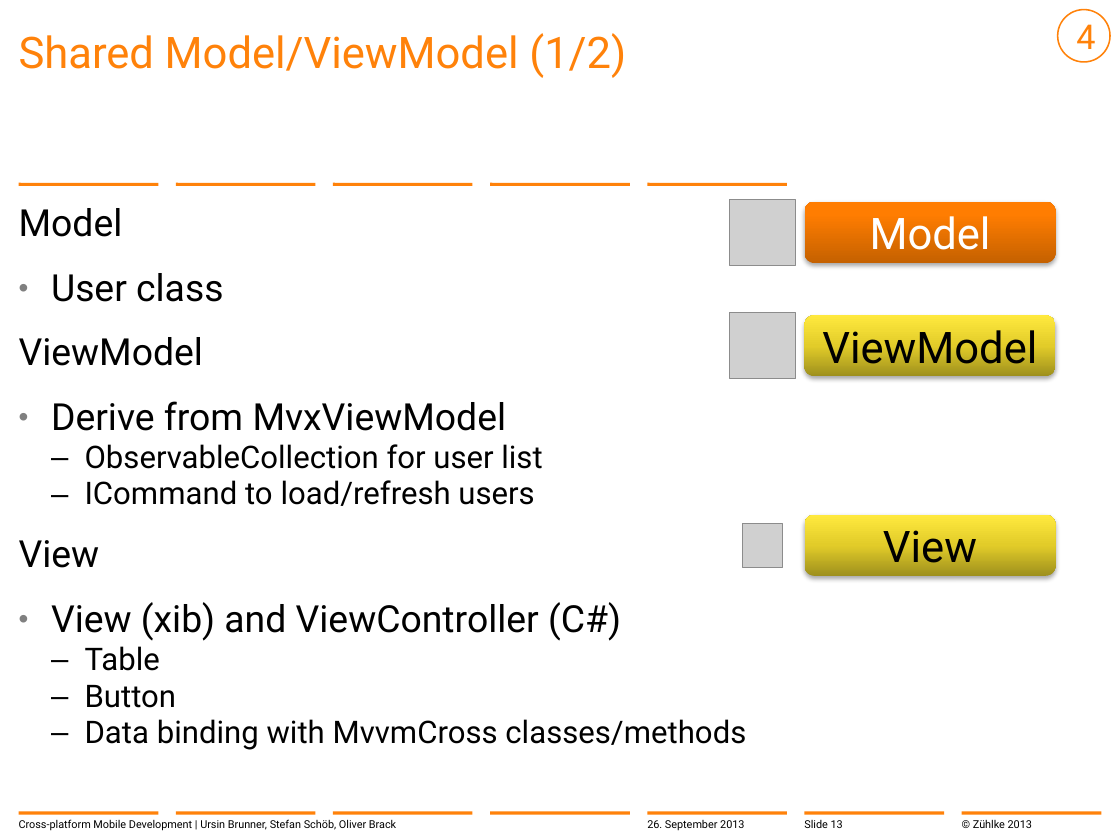
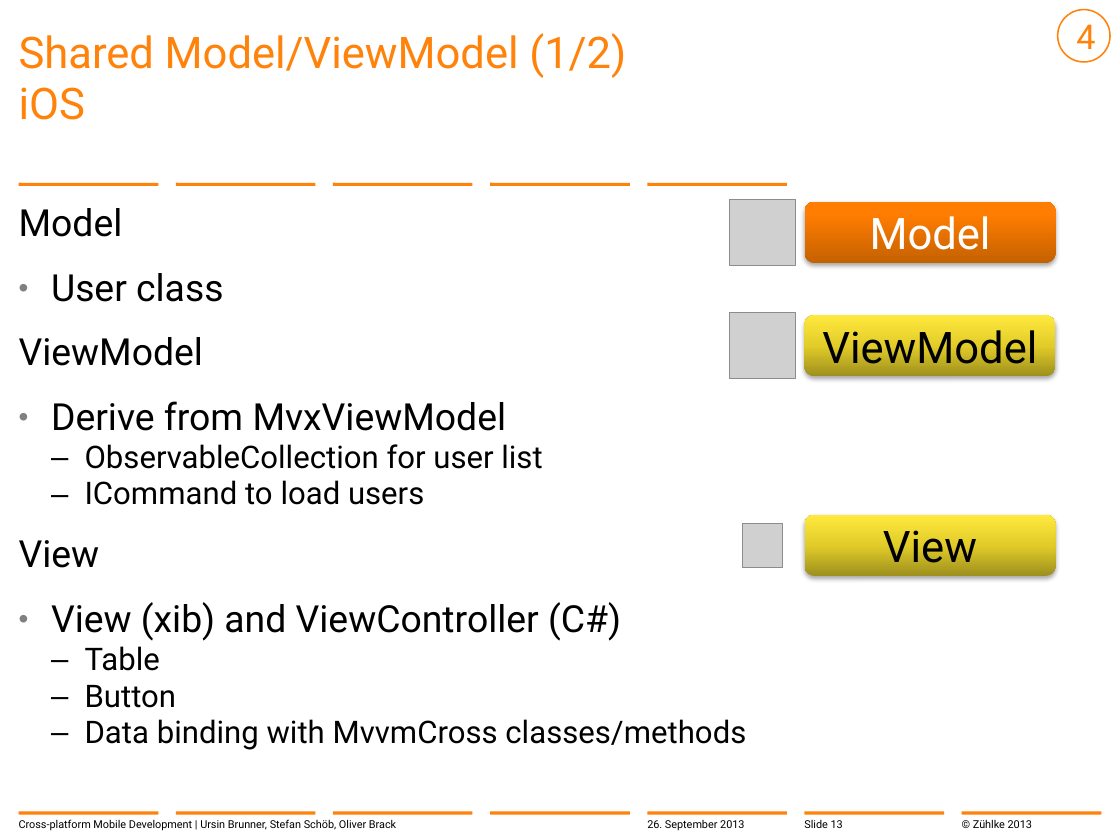
Before and after one commit to brunnurs/zxm, a slide deck: slide 13 of docs/13-09-26 Cross-platform mobile development with C#.pptx. Drawn at 1120x840 pixels with LibreOffice and Linux fonts; fonts in the diff are those of the drawing; grey boxes stand for pictures; background and template pictures are left out. Boxes give left, top, right and bottom in pixels: in the first picture for what was removed or moved away, otherwise in the second. Text is boxed around its words. In the diff, an @@ line names an element or a change of style, - is before the commit and + after.

```diff
--- a/docs/13-09-26 Cross-platform mobile development with C#.pptx
+++ b/docs/13-09-26 Cross-platform mobile development with C#.pptx
@@ title at box(19, 33, 626, 120): text changed @@
-Shared Model/ViewModel (1/2)
+Shared Model/ViewModel (1/2)
+iOS
@@ text at box(85, 480, 424, 505): text changed @@
-    – ICommand to load/refresh users
+    – ICommand to load users
```
Also in this commit, not shown: 6 other slides changed.
